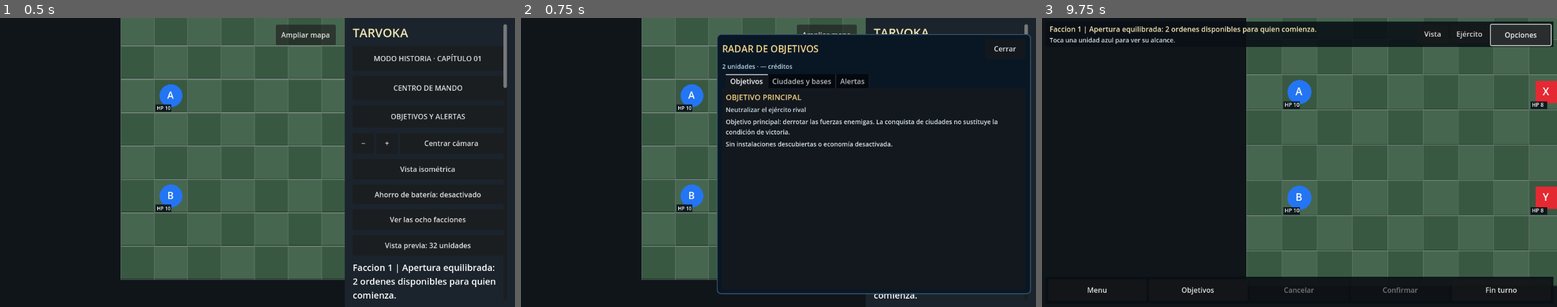
Above: before the commit, frames 1-3 (left to right).
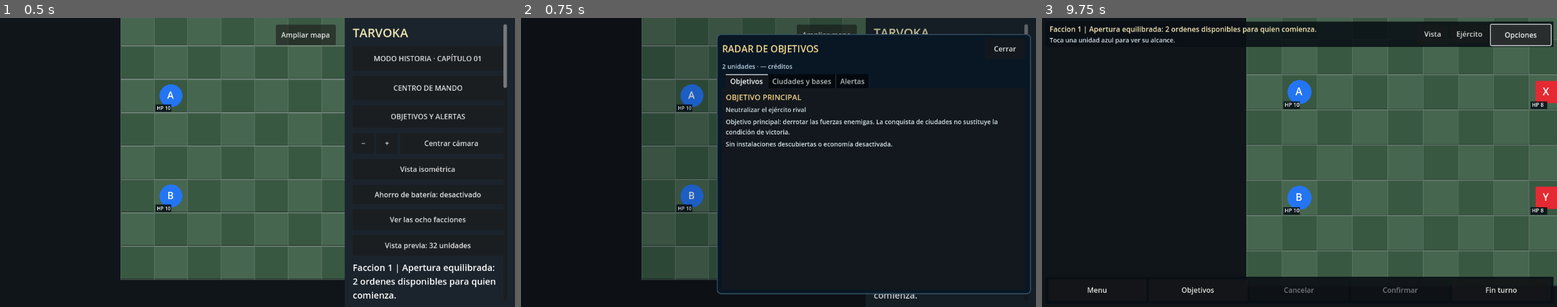
Above: after the commit, the same moments.

Repository: edwinrodri12/Tarvoka
Game: Godot game, scene res://scenes/Main.tscn
Same seed, same stepped clock (60 frames per second), same inputs: the game is played once before the commit and once after it.
Inputs:
- Up to frame 1 (0.5 s): no input
- Up to frame 2 (0.75 s): click "OBJETIVOS Y ALERTAS" at 0.5 s
- Up to frame 3 (9.75 s): click "Ampliar mapa" at 1.25 s; click "MODO HISTORIA · CAPÍTULO 01" at 2 s; click "CENTRO DE MANDO" at 2.75 s; click "−" at 3.5 s; click "+" at 4.25 s; click "Centrar cámara" at 5 s; click "Vista isométrica" at 5.75 s; click "Ahorro de batería: desactivado" at 6.5 s; click "Ver las ocho facciones" at 7.25 s; click "Vista previa: 32 unidades" at 8 s; click "Cerrar" at 8.75 s; click "Ampliar mapa" at 9.5 s

Frame 1 is identical in both runs. In frame 2, 0.9% of the frame differs, in the area x 23-79%, y 3-98%; in frame 3, nothing differs.

Commit message:
fix(android): keep map visible while blocking accidental orders behind strategic objective drawer

Diff:
--- a/scripts/ui/Main.gd
+++ b/scripts/ui/Main.gd
@@ -30,6 +30,7 @@
 var unit_label: Label
 var command_menu: Control
 var objectives_panel: Control
+var objectives_scrim: ColorRect
 var objectives_button: Button
 var compact_objectives_button: Button
 var home_menu: Control
@@ -610,9 +611,17 @@
     command_menu.home_requested.connect(_show_home_menu)
     command_menu.objectives_requested.connect(_open_objectives_radar)
 
+    # The backdrop is translucent so the map remains visible, but it stops
+    # battlefield taps and end-turn shortcuts while the drawer is open.
+    objectives_scrim = ColorRect.new()
+    objectives_scrim.color = Color(0.0,0.015,0.035,0.20)
+    objectives_scrim.mouse_filter = Control.MOUSE_FILTER_STOP
+    objectives_scrim.set_anchors_and_offsets_preset(Control.PRESET_FULL_RECT)
+    add_child(objectives_scrim)
+    objectives_scrim.hide()
     objectives_panel = ObjectivesPanel.new()
     add_child(objectives_panel)
-    objectives_panel.close_requested.connect(func(): objectives_panel.hide())
+    objectives_panel.close_requested.connect(_close_objectives_radar)
     objectives_panel.locate_site_requested.connect(_locate_objective_site)
     objectives_panel.locate_unit_requested.connect(_locate_objective_unit)
 
@@ -1208,10 +1217,15 @@
     home_menu.hide()
     command_menu.open_for(board,"Ajustes")
 
+func _close_objectives_radar() -> void:
+    objectives_panel.hide()
+    objectives_scrim.hide()
+
 func _open_objectives_radar() -> void:
     if objectives_panel == null or board == null:
         return
     command_menu.hide()
+    objectives_scrim.show()
     objectives_panel.open_with_state(board.state,0)
 
 func _locate_objective_site(cell: Vector2i, category: String) -> void:
@@ -1231,7 +1245,7 @@
     board.focus_view_cell(cell)
     board.message = "Objetivo localizado. Las órdenes tácticas siguen necesitando confirmación."
     board.queue_redraw()
-    objectives_panel.hide()
+    _close_objectives_radar()
 
 func _locate_objective_unit(unit_id: String) -> void:
     if not board.pending_order.is_empty() or int(board.state.get("winner",-1)) != -1:
@@ -1253,7 +1267,7 @@
         board.focus_view_cell(unit["pos"])
         board.message = "Unidad localizada. Comprueba sus estadísticas antes de ordenar."
         board.queue_redraw()
-        objectives_panel.hide()
+        _close_objectives_radar()
         return
 
 func _open_command_menu() -> void:
